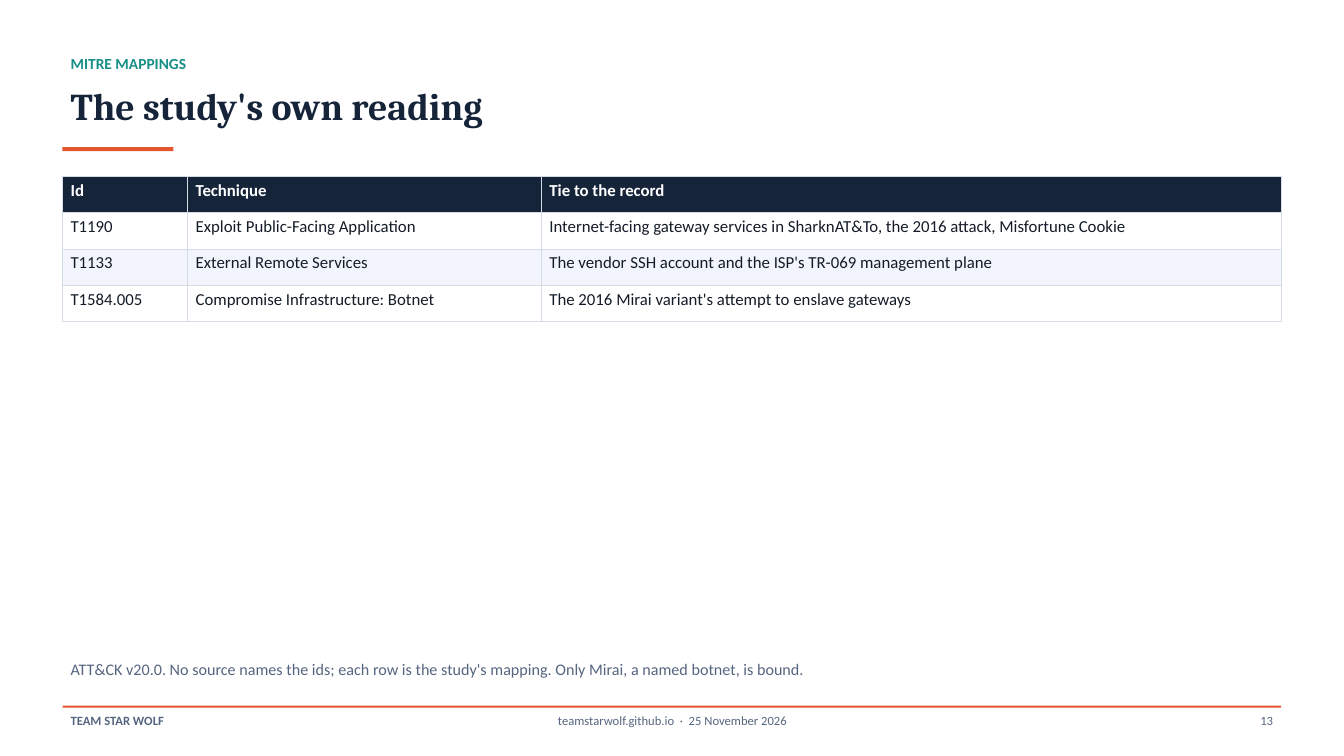
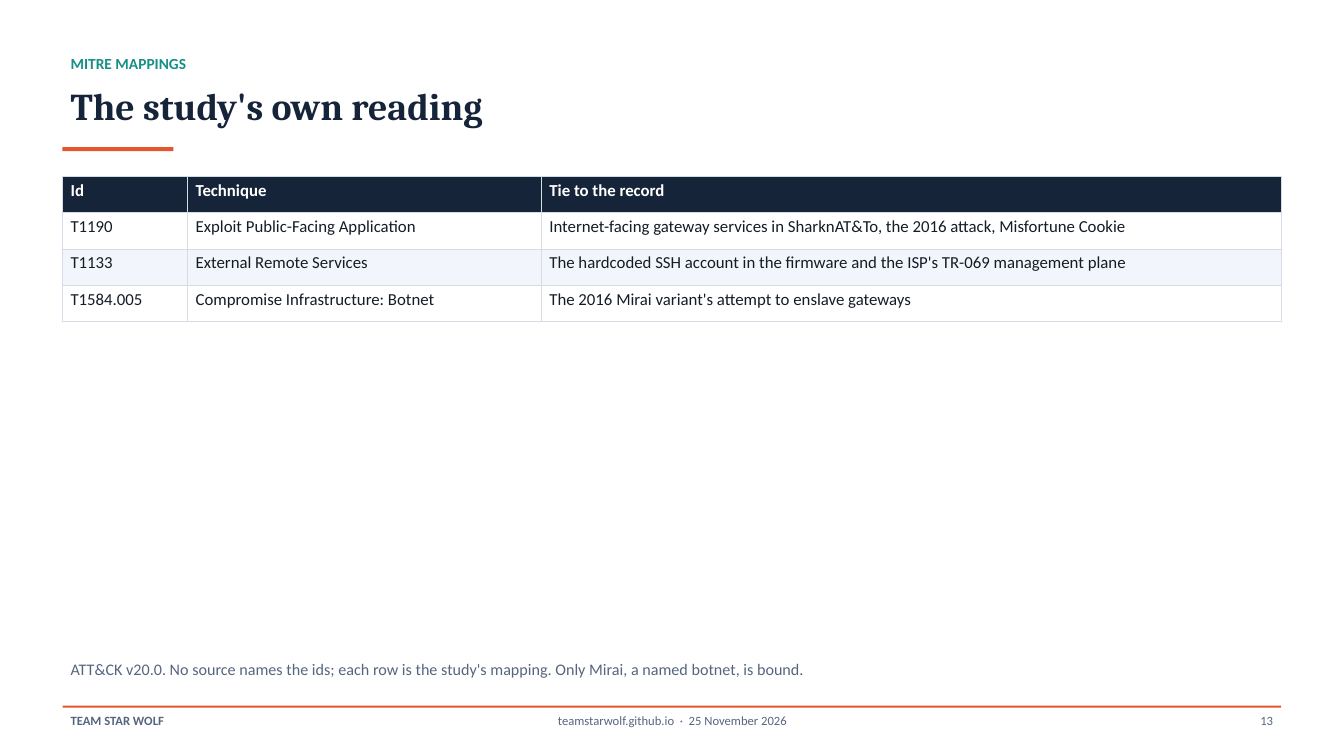
Before and after one commit to TeamStarWolf/TeamStarWolf, a slide deck: slide 13 of case-studies/slides/ISP_Gateway_Home_Network_Case_Study.pptx. Drawn at 1344x756 pixels with LibreOffice and Linux fonts; fonts in the diff are those of the drawing. Boxes give left, top, right and bottom in pixels: in the first picture for what was removed or moved away, otherwise in the second. Text is boxed around its words. In the diff, an @@ line names an element or a change of style, - is before the commit and + after.

```diff
--- a/case-studies/slides/ISP_Gateway_Home_Network_Case_Study.pptx
+++ b/case-studies/slides/ISP_Gateway_Home_Network_Case_Study.pptx
@@ table at [63,176,1281,322] @@
-row 3, column 3: The vendor SSH account and the ISP's TR-069 management plane
+row 3, column 3: The hardcoded SSH account in the firmware and the ISP's TR-069 management plane
```
Also in this commit, not shown: 13 other slides changed, 7 other files.
